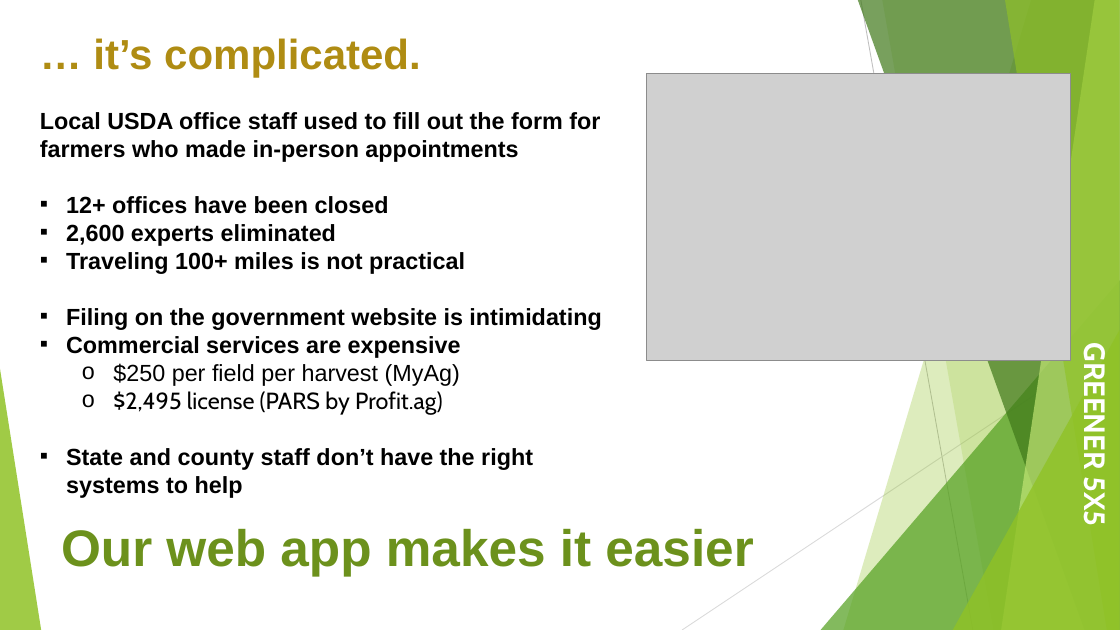
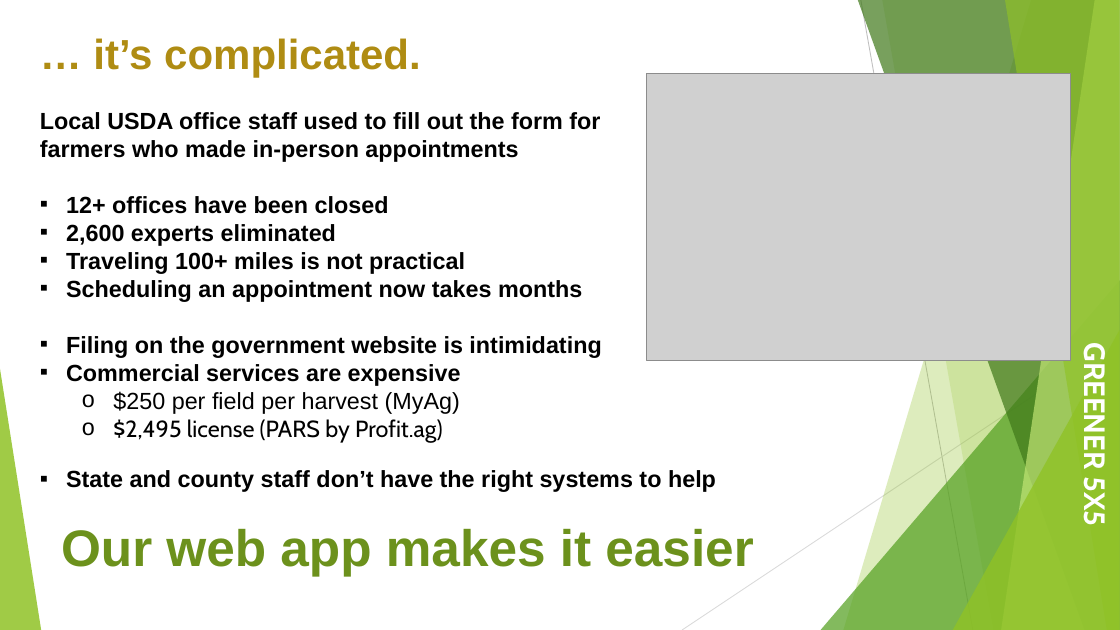
Before and after one commit to RBrucePitt/2026AGHACKATHON, a slide deck: slide 4 of Presentation/Green5x5.pptx. Drawn at 1120x630 pixels with LibreOffice and Linux fonts; fonts in the diff are those of the drawing; grey boxes stand for pictures. Boxes give left, top, right and bottom in pixels: in the first picture for what was removed or moved away, otherwise in the second. Text is boxed around its words. In the diff, an @@ line names an element or a change of style, - is before the commit and + after.

```diff
--- a/Presentation/Green5x5.pptx
+++ b/Presentation/Green5x5.pptx
@@ text at box(66, 280, 582, 302): paragraph added @@
+▪ Scheduling an appointment now takes months
@@ text at box(66, 448, 533, 498): paragraph removed @@
-▪ State and county staff don’t have the right systems to help
@@ text added at box(66, 470, 716, 492), 20 pt, text #000000, bold @@
+▪ State and county staff don’t have the right systems to help
```
Also in this commit, not shown: 1 slide added, 2 other files.
